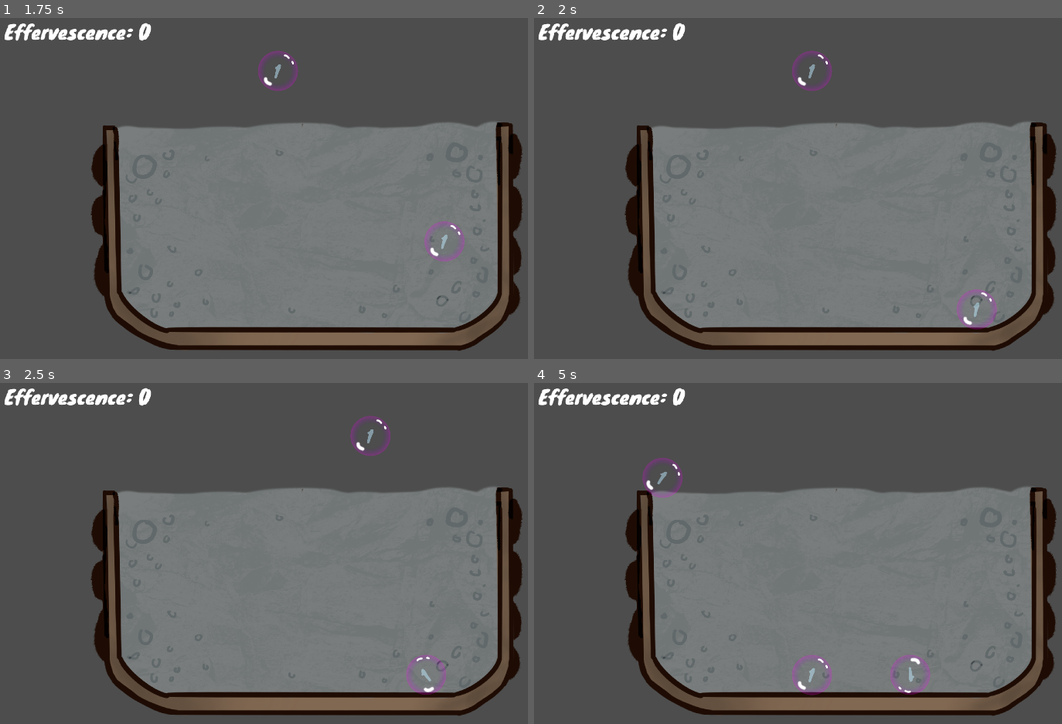
Above: before the commit, frames 1-4 (two rows, left to right).
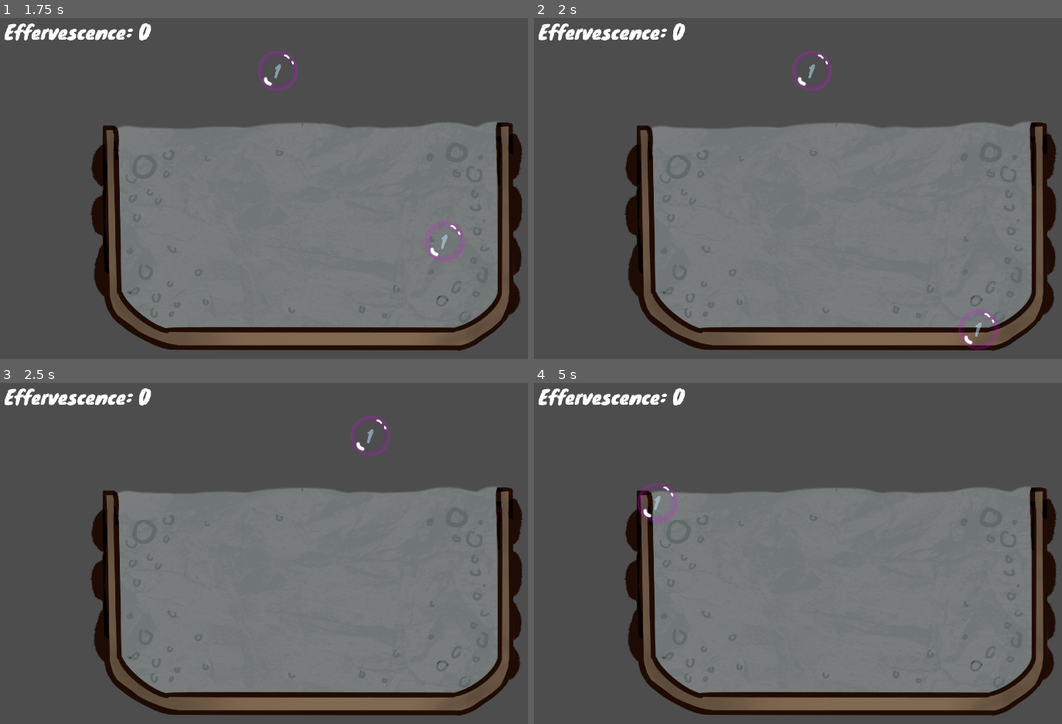
Above: after the commit, the same moments.

Repository: ashtherz/roots
Game: Godot game, scene res://scenes/suika.tscn
The game is run twice, just before and just after one commit, with the same random seed, the same clock (stepped at 60 frames per second) and the same inputs. This scene is started directly instead of the project's main scene.
Inputs (mouse positions are in pixels of both pictures, inside the frame that each line leads up to):
- Up to frame 1 (1.75 s): tap Enter at 0.5 s; move the mouse to (443, 168) at 0.52 s; hold Right (ui_right) 0.53-1.25 s; tap Z (Interact) at 0.6 s; click (443, 168) at 0.67 s; tap Up (PlatformerJump) at 0.77 s; drag from (184, 202) to (279, 253) at 1.27 s
- Up to frame 2 (2 s): no input
- Up to frame 3 (2.5 s): move the mouse to (369, 475) at 2.02 s; hold Left (ui_left) from 2.03 s (still down); tap F at 2.1 s
- Up to frame 4 (5 s): release Left (ui_left) at 2.75 s; drag from (813, 618) to (655, 498) at 2.77 s; move the mouse to (1030, 601) at 3.52 s; hold Right (ui_right) 3.53-4.25 s; tap Z (Interact) at 3.6 s; tap Up (PlatformerJump) at 3.77 s; drag from (655, 498) to (750, 464) at 4.27 s

Frame 1 is identical in both runs. In frame 2, 0.4% of the frame differs, in the area x 80-88%, y 79-98%; in frame 3, 0.2%; in frame 4, 0.8%, in the area x 19-75%, y 21-92%.

Commit message:
clean up suika

Diff:
--- a/game/assets/bubble5.tres
+++ /dev/null
@@ -1,7 +0,0 @@
-[gd_resource type="AtlasTexture" format=3 uid="uid://ciprdw5jdy7fl"]
-
-[ext_resource type="Texture2D" uid="uid://dxpyqcoy1vud0" path="res://assets/path1.png" id="1_dnp7h"]
-
-[resource]
-atlas = ExtResource("1_dnp7h")
-region = Rect2(15, 469, 207, 207)
--- a/game/assets/bubble6.tres
+++ /dev/null
@@ -1,7 +0,0 @@
-[gd_resource type="AtlasTexture" format=3 uid="uid://dstgrno5n0gyu"]
-
-[ext_resource type="Texture2D" uid="uid://dxpyqcoy1vud0" path="res://assets/path1.png" id="1_wdanx"]
-
-[resource]
-atlas = ExtResource("1_wdanx")
-region = Rect2(234, 469, 208, 208)
--- a/game/assets/bubble7.tres
+++ /dev/null
@@ -1,7 +0,0 @@
-[gd_resource type="AtlasTexture" format=3 uid="uid://dcqoxmjb1qe1p"]
-
-[ext_resource type="Texture2D" uid="uid://dxpyqcoy1vud0" path="res://assets/path1.png" id="1_b5oeg"]
-
-[resource]
-atlas = ExtResource("1_b5oeg")
-region = Rect2(10, 711, 207, 207)
--- a/game/assets/bubble8.tres
+++ /dev/null
@@ -1,7 +0,0 @@
-[gd_resource type="AtlasTexture" format=3 uid="uid://d3yb3tkcphm2s"]
-
-[ext_resource type="Texture2D" uid="uid://dxpyqcoy1vud0" path="res://assets/path1.png" id="1_wues5"]
-
-[resource]
-atlas = ExtResource("1_wues5")
-region = Rect2(238, 694, 208, 208)
--- a/game/assets/bubble1.tres
+++ b/game/assets/sprites/suika/bubble1.tres
@@ -1,6 +1,6 @@
 [gd_resource type="AtlasTexture" format=3 uid="uid://bdhxu5hr2qow6"]
 
-[ext_resource type="Texture2D" uid="uid://dxpyqcoy1vud0" path="res://assets/path1.png" id="1_oldv7"]
+[ext_resource type="Texture2D" uid="uid://dxpyqcoy1vud0" path="res://assets/sprites/suika/path1.png" id="1_oldv7"]
 
 [resource]
 atlas = ExtResource("1_oldv7")
--- a/game/assets/bubble2.tres
+++ b/game/assets/sprites/suika/bubble2.tres
@@ -1,6 +1,6 @@
 [gd_resource type="AtlasTexture" format=3 uid="uid://g62hr8h21ggd"]
 
-[ext_resource type="Texture2D" uid="uid://dxpyqcoy1vud0" path="res://assets/path1.png" id="1_32s62"]
+[ext_resource type="Texture2D" uid="uid://dxpyqcoy1vud0" path="res://assets/sprites/suika/path1.png" id="1_32s62"]
 
 [resource]
 atlas = ExtResource("1_32s62")
--- a/game/assets/bubble3.tres
+++ b/game/assets/sprites/suika/bubble3.tres
@@ -1,6 +1,6 @@
 [gd_resource type="AtlasTexture" format=3 uid="uid://cp70s4f0en4u"]
 
-[ext_resource type="Texture2D" uid="uid://dxpyqcoy1vud0" path="res://assets/path1.png" id="1_teipe"]
+[ext_resource type="Texture2D" uid="uid://dxpyqcoy1vud0" path="res://assets/sprites/suika/path1.png" id="1_teipe"]
 
 [resource]
 atlas = ExtResource("1_teipe")
--- a/game/assets/bubble4.tres
+++ b/game/assets/sprites/suika/bubble4.tres
@@ -1,6 +1,6 @@
 [gd_resource type="AtlasTexture" format=3 uid="uid://dheu7rvpmsk16"]
 
-[ext_resource type="Texture2D" uid="uid://dxpyqcoy1vud0" path="res://assets/path1.png" id="1_noi0k"]
+[ext_resource type="Texture2D" uid="uid://dxpyqcoy1vud0" path="res://assets/sprites/suika/path1.png" id="1_noi0k"]
 
 [resource]
 atlas = ExtResource("1_noi0k")
--- /dev/null
+++ b/game/assets/sprites/suika/bubble5.tres
@@ -0,0 +1,7 @@
+[gd_resource type="AtlasTexture" format=3 uid="uid://ciprdw5jdy7fl"]
+
+[ext_resource type="Texture2D" uid="uid://dxpyqcoy1vud0" path="res://assets/sprites/suika/path1.png" id="1_i72ry"]
+
+[resource]
+atlas = ExtResource("1_i72ry")
+region = Rect2(15, 469, 207, 207)
--- /dev/null
+++ b/game/assets/sprites/suika/bubble6.tres
@@ -0,0 +1,7 @@
+[gd_resource type="AtlasTexture" format=3 uid="uid://dstgrno5n0gyu"]
+
+[ext_resource type="Texture2D" uid="uid://dxpyqcoy1vud0" path="res://assets/sprites/suika/path1.png" id="1_hii21"]
+
+[resource]
+atlas = ExtResource("1_hii21")
+region = Rect2(229, 226, 207, 207)
--- /dev/null
+++ b/game/assets/sprites/suika/bubble7.tres
@@ -0,0 +1,7 @@
+[gd_resource type="AtlasTexture" format=3 uid="uid://dcqoxmjb1qe1p"]
+
+[ext_resource type="Texture2D" uid="uid://dxpyqcoy1vud0" path="res://assets/sprites/suika/path1.png" id="1_ini52"]
+
+[resource]
+atlas = ExtResource("1_ini52")
+region = Rect2(229, 226, 207, 207)
--- /dev/null
+++ b/game/assets/sprites/suika/bubble8.tres
@@ -0,0 +1,7 @@
+[gd_resource type="AtlasTexture" format=3 uid="uid://d3yb3tkcphm2s"]
+
+[ext_resource type="Texture2D" uid="uid://dxpyqcoy1vud0" path="res://assets/sprites/suika/path1.png" id="1_vy20q"]
+
+[resource]
+atlas = ExtResource("1_vy20q")
+region = Rect2(229, 226, 207, 207)
--- a/game/scenes/suika.tscn
+++ b/game/scenes/suika.tscn
@@ -1,9 +1,10 @@
 [gd_scene format=3 uid="uid://8xn22ho5n0un"]
 
 [ext_resource type="FontFile" uid="uid://cb7gnu1a4gx6e" path="res://assets/Knewave-Regular.ttf" id="1_0g0qn"]
-[ext_resource type="Texture2D" uid="uid://ui571vltq5un" path="res://assets/Bathtub.png" id="2_0g0qn"]
 [ext_resource type="Script" uid="uid://clbs7mrnk45wt" path="res://scripts/suika/suika.gd" id="2_5hanc"]
+[ext_resource type="Texture2D" uid="uid://dr1c7ntp5hnve" path="res://assets/sprites/suika/Bathtub.png" id="2_k0b4q"]
 [ext_resource type="Script" uid="uid://buxng3piew1g8" path="res://scripts/suika/suika_death.gd" id="3_flqyl"]
+[ext_resource type="Texture2D" uid="uid://bpv31xyanpevw" path="res://assets/sprites/cgs/bathroom.png" id="5_k0b4q"]
 
 [sub_resource type="RectangleShape2D" id="RectangleShape2D_3lic7"]
 size = Vector2(9520, 341)
@@ -26,15 +27,15 @@
 position = Vector2(539, 319)
 scale = Vector2(1.2097814, 1.2315612)
 
-[node name="CollisionPolygon2D" type="CollisionPolygon2D" parent="Suikabowl/Area2D" unique_id=1393097940]
-position = Vector2(251.18427, 40.896484)
-scale = Vector2(3.3107471, 3.6800928)
-polygon = PackedVector2Array(-119.312, -1.3130188, -119.81134, 25.782188, -118.81266, 59.045418, -117.064964, 102.00123, -111.072876, 118.74299, -85.85616, 135.04416, -47.906265, 135.92532, 80.673996, 135.92532, 110.88411, 135.92532, 136.10081, 135.48474, 149.33336, 132.84131, 174.05074, 117.20098, 174.55006, 53.53826, 174.79973, 24.019897, 174.05074, -3.736168, 183.03886, 5.515854, 187.03358, 71.161156, 172.55269, 132.84131, 128.11137, 144.0759, 92.6566, 149.89175, -105.829796, 144.95706, -123.80607, 105.52581, -123.80607, 54.639687, -123.05705, 7.278145)
-
 [node name="Path26" type="Sprite2D" parent="Suikabowl/Area2D" unique_id=526612553]
 position = Vector2(337.25104, 210.35931)
 scale = Vector2(0.62912273, 0.5734342)
-texture = ExtResource("2_0g0qn")
+texture = ExtResource("2_k0b4q")
+
+[node name="CollisionPolygon2D" type="CollisionPolygon2D" parent="Suikabowl/Area2D/Path26" unique_id=1393097940]
+position = Vector2(-136.80444, -295.52277)
+scale = Vector2(5.262482, 6.417638)
+polygon = PackedVector2Array(-119.312, -1.3130188, -119.81134, 25.782188, -118.81266, 59.045418, -117.064964, 102.00123, -111.072876, 118.74299, -85.85616, 135.04416, -47.906265, 135.92532, 80.673996, 135.92532, 110.88411, 135.92532, 136.10081, 135.48474, 149.33336, 132.84131, 174.05074, 117.20098, 174.55006, 53.53826, 174.79973, 24.019897, 174.05074, -3.736168, 183.03886, 5.515854, 187.03358, 71.161156, 172.55269, 132.84131, 128.11137, 144.0759, 92.6566, 149.89175, -105.829796, 144.95706, -123.80607, 105.52581, -123.80607, 54.639687, -123.05705, 7.278145)
 
 [node name="GameController" type="Node2D" parent="." unique_id=211265387 node_paths=PackedStringArray("points_display")]
 position = Vector2(987, 184)
@@ -50,3 +51,37 @@
 [node name="CollisionShape2D" type="CollisionShape2D" parent="GameController/Death" unique_id=1210958398]
 position = Vector2(947, 1240)
 shape = SubResource("RectangleShape2D_3lic7")
+
+[node name="Endscreen" type="Sprite2D" parent="." unique_id=1726219769]
+visible = false
+position = Vector2(958.87506, 517.875)
+scale = Vector2(0.8159959, 0.7623476)
+texture = ExtResource("5_k0b4q")
+
+[node name="RichTextLabel" type="RichTextLabel" parent="Endscreen" unique_id=246066561]
+offset_left = 301.6252
+offset_top = -474.68506
+offset_right = 1145.9923
+offset_bottom = 90.67383
+theme_override_fonts/normal_font = ExtResource("1_0g0qn")
+theme_override_font_sizes/normal_font_size = 100
+bbcode_enabled = true
+text = "Score: 100
+[wave amp=50.0 freq=5.0 connected=1]Well done![/wave]
+"
+fit_content = true
+horizontal_alignment = 1
+vertical_alignment = 1
+
+[node name="Replay" type="Button" parent="Endscreen" unique_id=658519704]
+offset_left = 528.34204
+offset_top = 68.37433
+offset_right = 931.6835
+offset_bottom = 147.24255
+
+[node name="Replay" type="Button" parent="Endscreen/Replay" unique_id=2049996639]
+layout_mode = 0
+offset_left = 528.34204
+offset_top = 68.37433
+offset_right = 931.6835
+offset_bottom = 147.24255
--- a/game/scenes/suika_ball.tscn
+++ b/game/scenes/suika_ball.tscn
@@ -1,15 +1,15 @@
 [gd_scene format=3 uid="uid://bdso7jvtxov5g"]
 
 [ext_resource type="Script" uid="uid://cnprvw4kchca5" path="res://scripts/suika/suika_ball.gd" id="1_4jyye"]
-[ext_resource type="Texture2D" uid="uid://bdhxu5hr2qow6" path="res://assets/bubble1.tres" id="2_m8gkg"]
-[ext_resource type="Texture2D" uid="uid://dxpyqcoy1vud0" path="res://assets/path1.png" id="2_nivsw"]
-[ext_resource type="Texture2D" uid="uid://g62hr8h21ggd" path="res://assets/bubble2.tres" id="3_vbt16"]
-[ext_resource type="Texture2D" uid="uid://cp70s4f0en4u" path="res://assets/bubble3.tres" id="4_jv845"]
-[ext_resource type="Texture2D" uid="uid://dheu7rvpmsk16" path="res://assets/bubble4.tres" id="5_cvb4s"]
-[ext_resource type="Texture2D" uid="uid://ciprdw5jdy7fl" path="res://assets/bubble5.tres" id="6_r54b0"]
-[ext_resource type="Texture2D" uid="uid://dstgrno5n0gyu" path="res://assets/bubble6.tres" id="7_tdwsm"]
-[ext_resource type="Texture2D" uid="uid://d3yb3tkcphm2s" path="res://assets/bubble8.tres" id="8_tbbbs"]
-[ext_resource type="Texture2D" uid="uid://dcqoxmjb1qe1p" path="res://assets/bubble7.tres" id="9_iup26"]
+[ext_resource type="Texture2D" uid="uid://bdhxu5hr2qow6" path="res://assets/sprites/suika/bubble1.tres" id="2_m8gkg"]
+[ext_resource type="Texture2D" uid="uid://dxpyqcoy1vud0" path="res://assets/sprites/suika/path1.png" id="2_nivsw"]
+[ext_resource type="Texture2D" uid="uid://g62hr8h21ggd" path="res://assets/sprites/suika/bubble2.tres" id="3_vbt16"]
+[ext_resource type="Texture2D" uid="uid://cp70s4f0en4u" path="res://assets/sprites/suika/bubble3.tres" id="4_jv845"]
+[ext_resource type="Texture2D" uid="uid://dheu7rvpmsk16" path="res://assets/sprites/suika/bubble4.tres" id="5_cvb4s"]
+[ext_resource type="Texture2D" uid="uid://ciprdw5jdy7fl" path="res://assets/sprites/suika/bubble5.tres" id="6_r54b0"]
+[ext_resource type="Texture2D" uid="uid://dstgrno5n0gyu" path="res://assets/sprites/suika/bubble6.tres" id="7_tdwsm"]
+[ext_resource type="Texture2D" uid="uid://d3yb3tkcphm2s" path="res://assets/sprites/suika/bubble8.tres" id="8_tbbbs"]
+[ext_resource type="Texture2D" uid="uid://dcqoxmjb1qe1p" path="res://assets/sprites/suika/bubble7.tres" id="9_iup26"]
 [ext_resource type="FontFile" uid="uid://cb7gnu1a4gx6e" path="res://assets/Knewave-Regular.ttf" id="11_vbt16"]
 
 [sub_resource type="CircleShape2D" id="CircleShape2D_kldmu"]
Binary file removed: game/assets/path26.png
Binary file added: game/assets/sprites/cgs/bathroom.png
Not shown, added: game/assets/sprites/cgs/bathroom.png.import
Renamed: game/assets/Bathtub.png -> game/assets/sprites/suika/Bathtub.png
Not shown, changed: game/assets/sprites/suika/Bathtub.png.import
Renamed: game/assets/path1.png -> game/assets/sprites/suika/path1.png
Not shown, added: game/assets/sprites/suika/path1.png.import
Binary file added: game/assets/sprites/ui/buttons.png
Not shown, changed: game/assets/sprites/ui/buttons.png.import
Binary file added: game/assets/sprites/ui/dialogue.png
Not shown, changed: game/assets/sprites/ui/dialogue.png.import
Binary file added: game/assets/sprites/ui/textbox.png
(and 1 more such lines)
